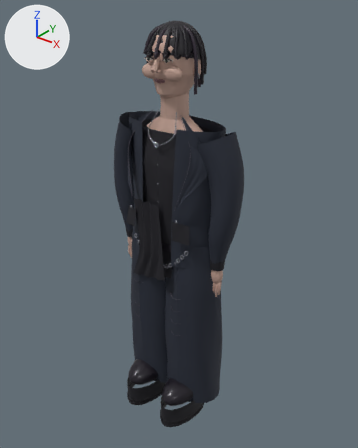
One commit to the glTF model src/assets/avatars/look-9-crowd.glb: the scene before it, then after it.
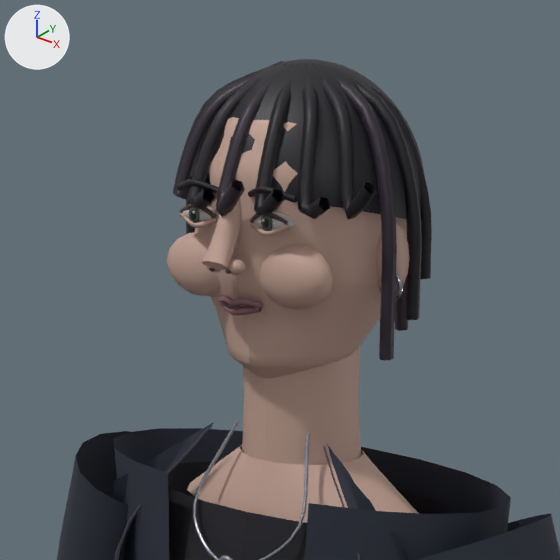
Each version is shown whole from a 50 mm camera at (1.422, -1.746, 2.216) aimed at (0.017, 0.01, 1.127), then close up on the part from 28% to 67% of the width and 1% to 32% of the height. The axes (+X, +Y, +Z) are drawn at upper left. The lights are the same throughout. The last two pictures show the newer version. Where no turn or scale is listed for an object, it has been applied to the vertices. Vertices at exactly the same position are counted once.
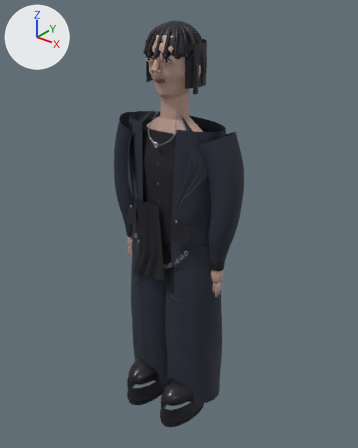
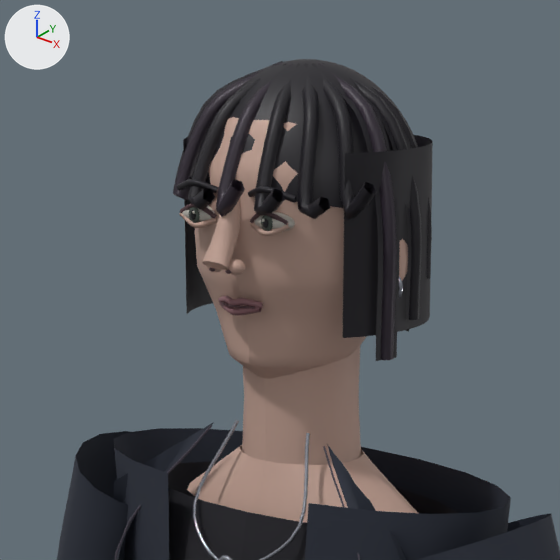
Pixel boxes [x1, y1, x2, y2] of what changed, in the close-ups (560 x 560 px):
'Mesh_13', reshaped: before [167, 117, 418, 523]; after [179, 117, 418, 523]
'Mesh_18', reshaped (16% taller): before [173, 59, 432, 320]; after [173, 59, 433, 361]
part 1 of me_mesh_13, deleted (beige): before [167, 232, 220, 296]
part 2 of me_mesh_13, deleted (beige): before [260, 244, 333, 309]
part 3 of me_mesh_18, added (black): after [183, 95, 433, 361]

What changed in the scene script:
```text
Change me_mesh_13:
    used by ob_mesh_13; location = (-0.27, 0.16, -0.99)
    remove me_mesh_13.from_pydata(...)  # 2048 vertices, 3904 faces; spans x 0.112..0.427, y -0.307..-0.049, z 2.6..3.052
    add me_mesh_13.from_pydata(...)  # 1820 vertices, 3456 faces; spans x 0.112..0.427, y -0.307..-0.049, z 2.6..3.052
    me_mesh_13 part 1: the loose piece of 114 vertices spanning x 0.16..0.254, y -0.27..-0.224, z 2.832..2.898 is deleted
    me_mesh_13 part 2: the loose piece of 114 vertices spanning x 0.286..0.38, y -0.27..-0.224, z 2.832..2.898 is deleted
Change me_mesh_18:
    used by ob_mesh_18; location = (-0.27, 0.16, -0.99)
    remove me_mesh_18.from_pydata(...)  # 1320 vertices, 2470 faces; spans x 0.128..0.416, y -0.29..-0.022, z 2.815..3.064
    add me_mesh_18.from_pydata(...)  # 3238 vertices, 5702 faces; spans x 0.128..0.416, y -0.29..-0.016, z 2.78..3.064
    me_mesh_18 part 3: 1918 vertices added at x 0.133..0.407, y -0.225..-0.016, z 2.78..3.055
```
